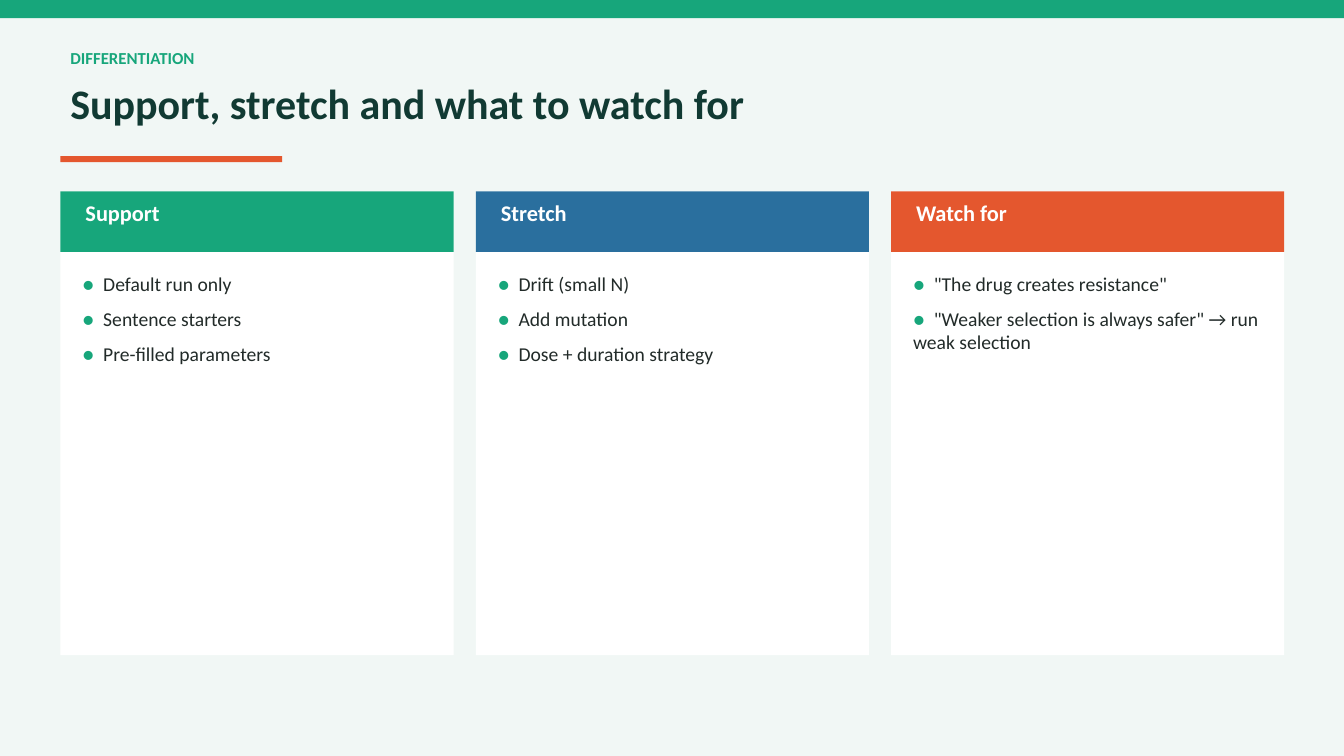
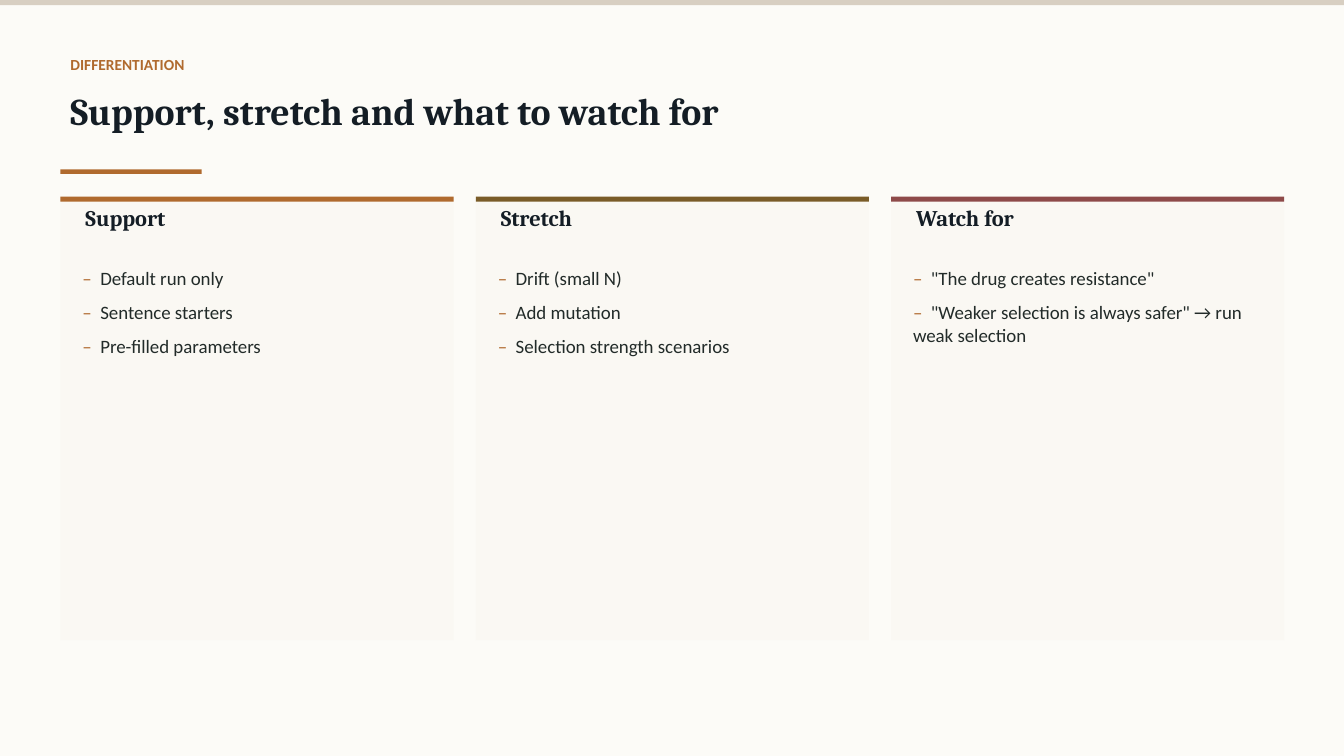
Before and after one commit to felixxxxx11/antibiotic-resistance-sim, a slide deck: slide 11 of INT6064 Individual Module - Slides - WUPENGHUI.pptx. Drawn at 1344x756 pixels with LibreOffice and Linux fonts; fonts in the diff are those of the drawing. Boxes give left, top, right and bottom in pixels: in the first picture for what was removed or moved away, otherwise in the second. Text is boxed around its words. In the diff, an @@ line names an element or a change of style, - is before the commit and + after.

Commit message:
Restyle deck (warm academic palette) and unify document text colors

```diff
--- a/INT6064 Individual Module - Slides - WUPENGHUI.pptx
+++ b/INT6064 Individual Module - Slides - WUPENGHUI.pptx
@@ rectangle at (x1=0, y1=0, x2=1344, y2=756): fill #F1F7F5 to #FCFBF7 @@
@@ rectangle resized from (x1=0, y1=0, x2=1344, y2=18) to (x1=0, y1=0, x2=1344, y2=5) @@
@@ rectangle at (x1=0, y1=0, x2=1344, y2=5): fill #17A67B to #D8CFC2 @@
@@ text "DIFFERENTIATION" moved from (x1=70, y1=53, x2=194, y2=64) to (x1=70, y1=60, x2=184, y2=70) @@
@@ text "DIFFERENTIATION" at (x1=70, y1=60, x2=184, y2=70): size 12 to 11 pt, text colour #17A67B to #B06A2E; more space between paragraphs @@
@@ text "Support, stretch and what to ..." moved from (x1=70, y1=89, x2=744, y2=126) to (x1=70, y1=98, x2=719, y2=133) @@
@@ text "Support, stretch and what to ..." at (x1=70, y1=98, x2=719, y2=133): size 30 to 27 pt, font Calibri to Cambria, text colour #113A33 to #141D25 @@
@@ rectangle resized from (x1=60, y1=156, x2=282, y2=162) to (x1=60, y1=169, x2=202, y2=173) @@
@@ rectangle at (x1=60, y1=169, x2=202, y2=173): fill #E4572E to #B06A2E @@
@@ rectangle resized from (x1=60, y1=192, x2=454, y2=655) to (x1=60, y1=197, x2=454, y2=640) @@
@@ rectangle resized from (x1=60, y1=192, x2=454, y2=252) to (x1=60, y1=197, x2=454, y2=202) @@
@@ rectangle at (x1=60, y1=197, x2=454, y2=202): fill #17A67B to #B06A2E @@
@@ rectangle resized from (x1=476, y1=192, x2=869, y2=655) to (x1=476, y1=197, x2=869, y2=640) @@
@@ rectangle resized from (x1=476, y1=192, x2=869, y2=252) to (x1=476, y1=197, x2=869, y2=202) @@
@@ rectangle at (x1=476, y1=197, x2=869, y2=202): fill #2A6F9E to #7A5C28 @@
@@ fill #FFFFFF to #FAF8F3 in 3 elements at (x1=60, y1=197, x2=454, y2=640), (x1=476, y1=197, x2=869, y2=640), (x1=891, y1=197, x2=1285, y2=640) @@
@@ rectangle resized from (x1=891, y1=192, x2=1285, y2=655) to (x1=891, y1=197, x2=1285, y2=640) @@
@@ rectangle resized from (x1=891, y1=192, x2=1285, y2=252) to (x1=891, y1=197, x2=1285, y2=202) @@
@@ rectangle at (x1=891, y1=197, x2=1285, y2=202): fill #E4572E to #8E4A49 @@
@@ font Calibri to Cambria, text colour #FFFFFF to #141D25 in 3 elements at (x1=85, y1=211, x2=165, y2=231), (x1=501, y1=210, x2=572, y2=226), (x1=916, y1=210, x2=1013, y2=226) @@
@@ text at (x1=100, y1=272, x2=260, y2=356): text changed; size 14 to 13.5 pt @@
-● Default run only
-● Sentence starters
-● Pre-filled parameters
+– Default run only
+– Sentence starters
+– Pre-filled parameters
@@ text at (x1=516, y1=271, x2=730, y2=357): text changed; size 14 to 13.5 pt @@
-● Drift (small N)
-● Add mutation
-● Dose + duration strategy
+– Drift (small N)
+– Add mutation
+– Selection strength scenarios
@@ text at (x1=913, y1=272, x2=1241, y2=342): text changed; size 14 to 13.5 pt @@
-● "The drug creates resistance"
-● "Weaker selection is always safer" → run weak selection
+– "The drug creates resistance"
+– "Weaker selection is always safer" → run weak selection
```
Also in this commit, not shown: 12 other slides changed, 6 other files.
